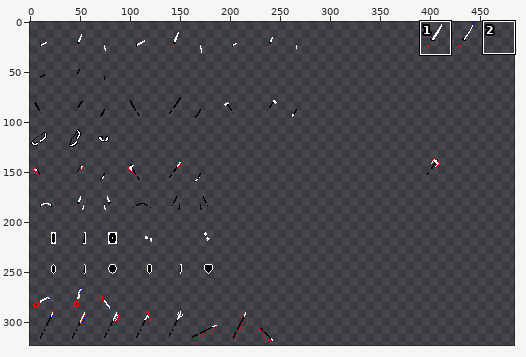
Edited in one commit: sprite sheet (resources/sprites/weapons.png). The picture above shows the old version from afar; the outline marks the close-up.
Close-up. Before:
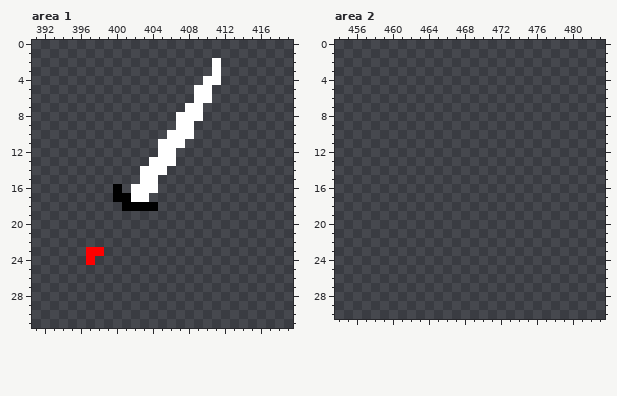
The file is 512x352 pixels. Shown: area 1: x 391..419, y 0..31; area 2: x 454..483, y 0..30. The wide view leaves out empty margins.
New version:
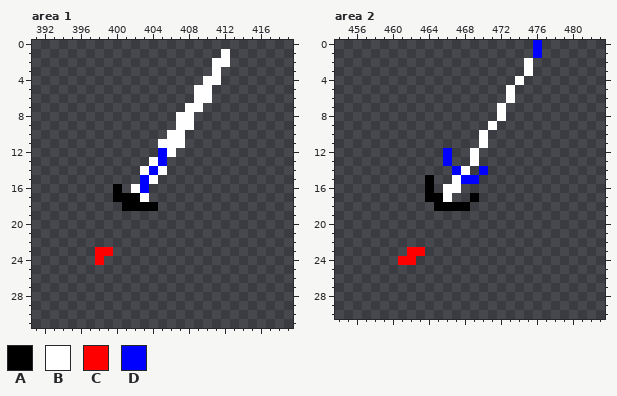
Palette (. is transparent): A #000000  B #ffffff  C #ff0000  D #0000ff
The exact change:
Area 1:
Colour A replaces colour B in row 17 at x 402.
Colour B is added in rows 1 to 2 at x 412.
Colour C is added in row 23 at x 399; in row 24 at x 398.
Colour D replaces colour B in rows 12 to 13 at x 405; in row 14 at x 404; in rows 15 to 16 at x 403.
Colour B is removed in row 8 at x 409; in row 10 at x 408; in row 13 at x 406; in row 16 at x 404.
Colour C is removed in rows 23 to 24 at x 397.
Area 2:
Colour A is added in rows 15 to 16 at x 464; in row 17 at x 464 to 465 and 469; in row 18 at x 465 to 468.
Colour B is added in rows 2 to 3 at x 475; in row 4 at x 474; in rows 5 to 6 at x 473; in rows 7 to 8 at x 472; in row 9 at x 471; in rows 10 to 11 at x 470.
Colour B is added in rows 12 to 13 at x 469; in row 14 at x 468; in row 15 at x 467; in row 16 at x 466 to 467; in row 17 at x 466.
Colour C is added in row 23 at x 462 to 463; in row 24 at x 461 to 462.
Colour D is added in rows 0 to 1 at x 476; in rows 12 to 13 at x 466; in row 14 at x 467 and 470; in row 15 at x 468 to 469.
